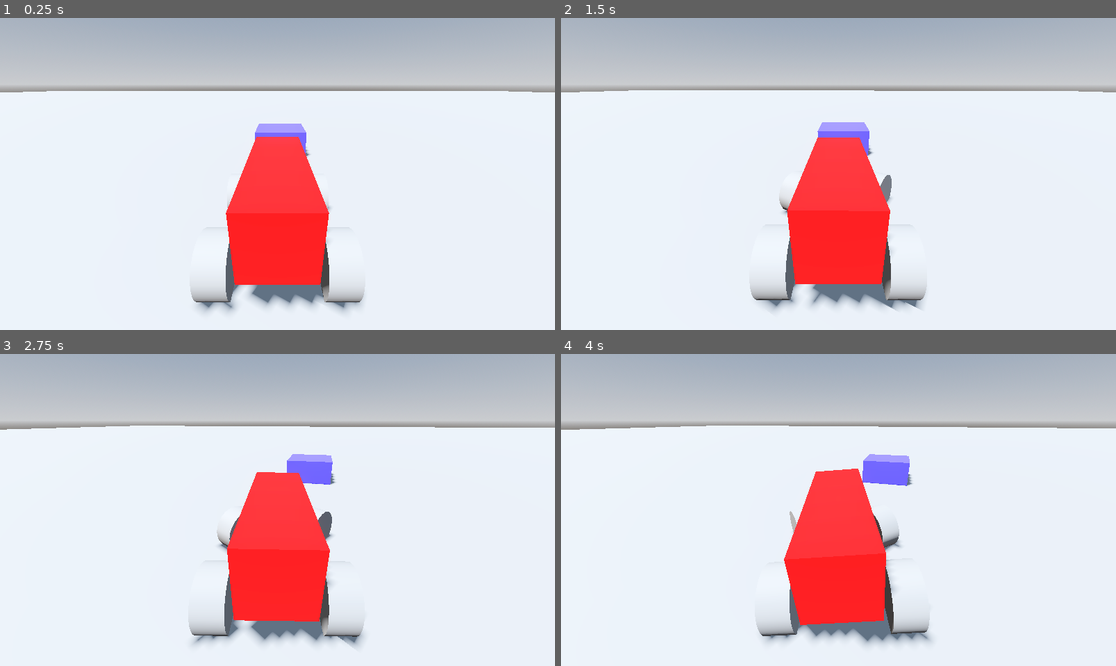
Above: before the commit, frames 1-4 (two rows, left to right).
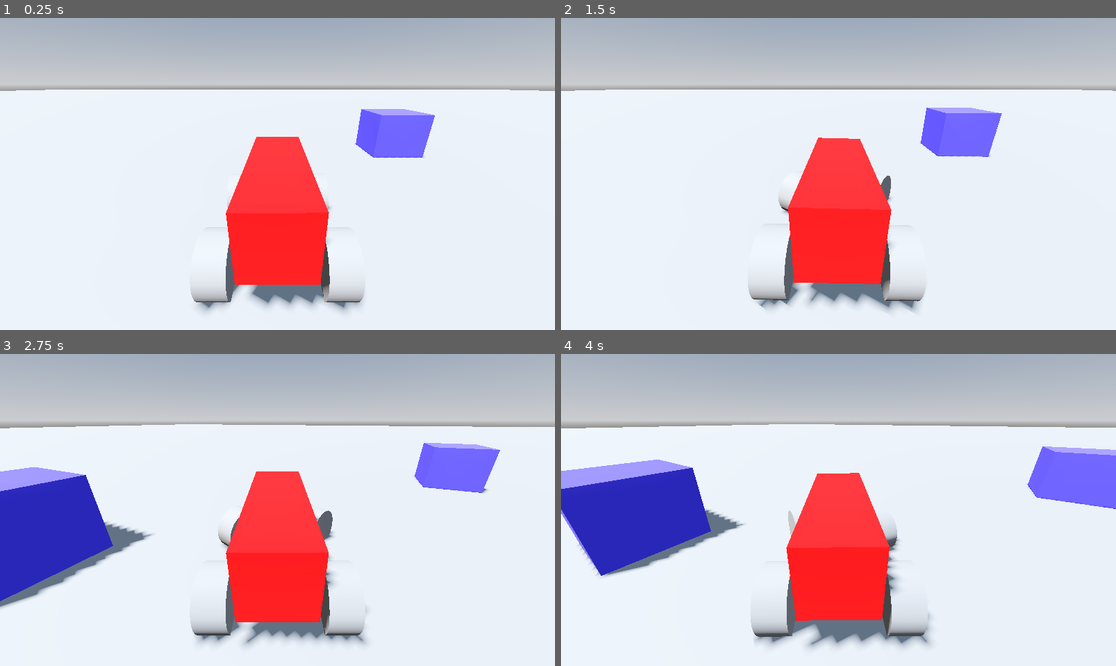
Above: after the commit, the same moments.

Repository: mje819/CarWorld
Game: Godot game, scene res://World/world.tscn
The game is run twice, just before and just after one commit, with the same random seed, the same clock (stepped at 60 frames per second) and the same inputs.
Inputs:
- Up to frame 1 (0.25 s): no input
- Up to frame 2 (1.5 s): hold D (turn_right) 0.53-1.28 s; hold S (brake) from 1.28 s (still down)
- Up to frame 3 (2.75 s): release S (brake) at 2.03 s; hold D (turn_right) from 2.03 s (still down)
- Up to frame 4 (4 s): release D (turn_right) at 2.78 s; hold Space (accelerate) 2.78-3.53 s; hold A (turn_left) from 3.53 s (still down)

The runs differ from the first frame. In frame 1, 2.8% of the frame differs, in the area x 0-100%, y 22-95%; in frame 2, 3.6%; in frame 3, 11%; in frame 4, 14%.

Commit message:
add player health and obstacles

Diff:
--- a/World/world.tscn
+++ b/World/world.tscn
@@ -1,6 +1,7 @@
 [gd_scene format=3 uid="uid://bgvt3t4t4fprf"]
 
 [ext_resource type="PackedScene" uid="uid://bp14bgrvmaki2" path="res://car/car.tscn" id="1_62w18"]
+[ext_resource type="PackedScene" uid="uid://cujupp8cdvucr" path="res://World/world_obstacle.tscn" id="2_8a836"]
 
 [sub_resource type="ProceduralSkyMaterial" id="ProceduralSkyMaterial_8a836"]
 sky_horizon_color = Color(0.66224277, 0.6717428, 0.6867428, 1)
@@ -15,9 +16,6 @@
 tonemap_mode = 2
 glow_enabled = true
 
-[sub_resource type="StandardMaterial3D" id="StandardMaterial3D_62w18"]
-albedo_color = Color(0.2970001, 0.26, 1, 1)
-
 [node name="World" type="Node3D" unique_id=2090731207]
 
 [node name="WorldEnvironment" type="WorldEnvironment" parent="." unique_id=281333146]
@@ -30,12 +28,13 @@
 [node name="Ground" type="CSGBox3D" parent="." unique_id=1902772988]
 transform = Transform3D(1, 0, 0, 0, 1, 0, 0, 0, 1, 0, -0.25, 0)
 use_collision = true
-size = Vector3(100, 0.5, 100)
+size = Vector3(126.005, 0.5, 124.995)
 
 [node name="Car" parent="." unique_id=16548500 instance=ExtResource("1_62w18")]
 transform = Transform3D(1, 0, 0, 0, 1, 0, 0, 0, 1, 0, 0.65, 0)
 
-[node name="ReferenceBlock" type="CSGBox3D" parent="." unique_id=334611726]
-transform = Transform3D(1, 0, 0, 0, 1, 0, 0, 0, 1, -0.05973077, 0, 2.793522)
-use_collision = true
-material = SubResource("StandardMaterial3D_62w18")
+[node name="WorldObstacle" parent="." unique_id=383658853 instance=ExtResource("2_8a836")]
+transform = Transform3D(1, 0, 0, 0, 1, 0, 0, 0, 1, 2.3995054, 0.33358693, -2.2080088)
+
+[node name="WorldObstacle2" parent="." unique_id=25296065 instance=ExtResource("2_8a836")]
+transform = Transform3D(1, 0, 0, 0, 1, 0, 0, 0, 1, -2.439541, 0.33358693, 2.801567)
--- /dev/null
+++ b/World/world_obstacle.gd
@@ -0,0 +1,9 @@
+extends CSGBox3D
+
+@onready var area_3d: Area3D = $Area3D
+
+
+
+func _on_area_3d_body_entered(body: Node3D) -> void:
+	if body is Car:
+		CarManager.take_damage()
--- /dev/null
+++ b/World/world_obstacle.tscn
@@ -0,0 +1,22 @@
+[gd_scene format=3 uid="uid://cujupp8cdvucr"]
+
+[ext_resource type="Script" uid="uid://n5ydgodyn863" path="res://World/world_obstacle.gd" id="1_wusto"]
+
+[sub_resource type="StandardMaterial3D" id="StandardMaterial3D_62w18"]
+albedo_color = Color(0.2970001, 0.26, 1, 1)
+
+[sub_resource type="BoxShape3D" id="BoxShape3D_wxfgi"]
+size = Vector3(1.0328217, 1.0358582, 1.0292664)
+
+[node name="WorldObstacle" type="CSGBox3D" unique_id=383658853 groups=["Obstacles"]]
+use_collision = true
+material = SubResource("StandardMaterial3D_62w18")
+script = ExtResource("1_wusto")
+
+[node name="Area3D" type="Area3D" parent="." unique_id=1510485901]
+
+[node name="CollisionShape3D" type="CollisionShape3D" parent="Area3D" unique_id=513994468]
+transform = Transform3D(1, 0, 0, 0, 1, 0, 0, 0, 1, -0.0025863647, 0.0024871826, -0.0020599365)
+shape = SubResource("BoxShape3D_wxfgi")
+
+[connection signal="body_entered" from="Area3D" to="." method="_on_area_3d_body_entered"]
--- a/car/car.gd
+++ b/car/car.gd
@@ -1,8 +1,10 @@
 extends VehicleBody3D
+class_name Car
 
 @export var force := 50
 @export var braking_force := 50
 @export var max_steer = 0.9
+@export var health := 10
 #@onready var camera_3d: Camera3D = $Camera3D
 @onready var camera_holder: Node3D = $CameraHolder
 
--- a/car/car.tscn
+++ b/car/car.tscn
@@ -9,8 +9,8 @@
 material = SubResource("StandardMaterial3D_33qfd")
 size = Vector3(0.5, 0.5, 1)
 
-[sub_resource type="ConcavePolygonShape3D" id="ConcavePolygonShape3D_2gitb"]
-data = PackedVector3Array(-0.25, 0.25, 0.5, 0.25, 0.25, 0.5, -0.25, -0.25, 0.5, 0.25, 0.25, 0.5, 0.25, -0.25, 0.5, -0.25, -0.25, 0.5, 0.25, 0.25, -0.5, -0.25, 0.25, -0.5, 0.25, -0.25, -0.5, -0.25, 0.25, -0.5, -0.25, -0.25, -0.5, 0.25, -0.25, -0.5, 0.25, 0.25, 0.5, 0.25, 0.25, -0.5, 0.25, -0.25, 0.5, 0.25, 0.25, -0.5, 0.25, -0.25, -0.5, 0.25, -0.25, 0.5, -0.25, 0.25, -0.5, -0.25, 0.25, 0.5, -0.25, -0.25, -0.5, -0.25, 0.25, 0.5, -0.25, -0.25, 0.5, -0.25, -0.25, -0.5, 0.25, 0.25, 0.5, -0.25, 0.25, 0.5, 0.25, 0.25, -0.5, -0.25, 0.25, 0.5, -0.25, 0.25, -0.5, 0.25, 0.25, -0.5, -0.25, -0.25, 0.5, 0.25, -0.25, 0.5, -0.25, -0.25, -0.5, 0.25, -0.25, 0.5, 0.25, -0.25, -0.5, -0.25, -0.25, -0.5)
+[sub_resource type="BoxShape3D" id="BoxShape3D_2gitb"]
+size = Vector3(0.50107384, 0.503212, 1.4731712)
 
 [sub_resource type="CylinderMesh" id="CylinderMesh_33qfd"]
 top_radius = 0.25
@@ -18,7 +18,9 @@
 height = 0.22
 
 [node name="Car" type="VehicleBody3D" unique_id=16548500]
-mass = 100.0
+mass = 105.0
+center_of_mass_mode = 1
+center_of_mass = Vector3(0, -0.2, 0)
 script = ExtResource("1_2gitb")
 
 [node name="MeshInstance3D" type="MeshInstance3D" parent="." unique_id=1041634466]
@@ -26,8 +28,8 @@
 mesh = SubResource("BoxMesh_xxg5d")
 
 [node name="CollisionShape3D" type="CollisionShape3D" parent="." unique_id=43761562]
-transform = Transform3D(1, 0, 0, 0, 1, 0, 0, 0, 1, 0, -0.0060293674, 0)
-shape = SubResource("ConcavePolygonShape3D_2gitb")
+transform = Transform3D(1, 0, 0, 0, 1, 0, 0, 0, 1, 3.71933e-05, -0.0056898594, 0.024194717)
+shape = SubResource("BoxShape3D_2gitb")
 
 [node name="VehicleWheel3D" type="VehicleWheel3D" parent="." unique_id=1776042558]
 transform = Transform3D(1, 0, 0, 0, 1, 0, 0, 0, 1, 0.43, -0.37199998, 0.5)
@@ -43,6 +45,7 @@
 
 [node name="VehicleWheel3D2" type="VehicleWheel3D" parent="." unique_id=577252886]
 transform = Transform3D(1, 0, 0, 0, 1, 0, 0, 0, 1, 0.43, -0.37199998, -0.5)
+use_as_traction = true
 wheel_radius = 0.25
 suspension_travel = 0.42
 suspension_stiffness = 15.5
@@ -53,6 +56,7 @@
 
 [node name="VehicleWheel3D3" type="VehicleWheel3D" parent="." unique_id=906008913]
 transform = Transform3D(1, 0, 0, 0, 1, 0, 0, 0, 1, -0.43, -0.37199998, -0.5)
+use_as_traction = true
 wheel_radius = 0.25
 suspension_travel = 0.42
 suspension_stiffness = 15.5
--- /dev/null
+++ b/car/car_manager.gd
@@ -0,0 +1,13 @@
+extends Node
+
+@export var health : int :
+	set(new_health):
+		health = new_health
+		print(health)
+		#label changes?
+
+func _ready() -> void:
+	health = 10
+
+func take_damage() -> void:
+	health -= 1
--- /dev/null
+++ b/car/car_manager.tscn
@@ -0,0 +1,6 @@
+[gd_scene format=3 uid="uid://bkg2ijpcx11qo"]
+
+[ext_resource type="Script" uid="uid://m84eolvwtmvf" path="res://car/car_manager.gd" id="1_gj7wg"]
+
+[node name="CarManager" type="Node" unique_id=743098874]
+script = ExtResource("1_gj7wg")
--- a/project.godot
+++ b/project.godot
@@ -14,6 +14,14 @@
 run/main_scene="uid://bgvt3t4t4fprf"
 config/features=PackedStringArray("4.6", "Forward Plus")
 config/icon="res://icon.svg"
+
+[autoload]
+
+CarManager="*uid://m84eolvwtmvf"
+
+[global_group]
+
+Obstacles=""
 
 [input]
 
Not shown, added: World/world_obstacle.gd.uid
Not shown, added: car/car_manager.gd.uid
